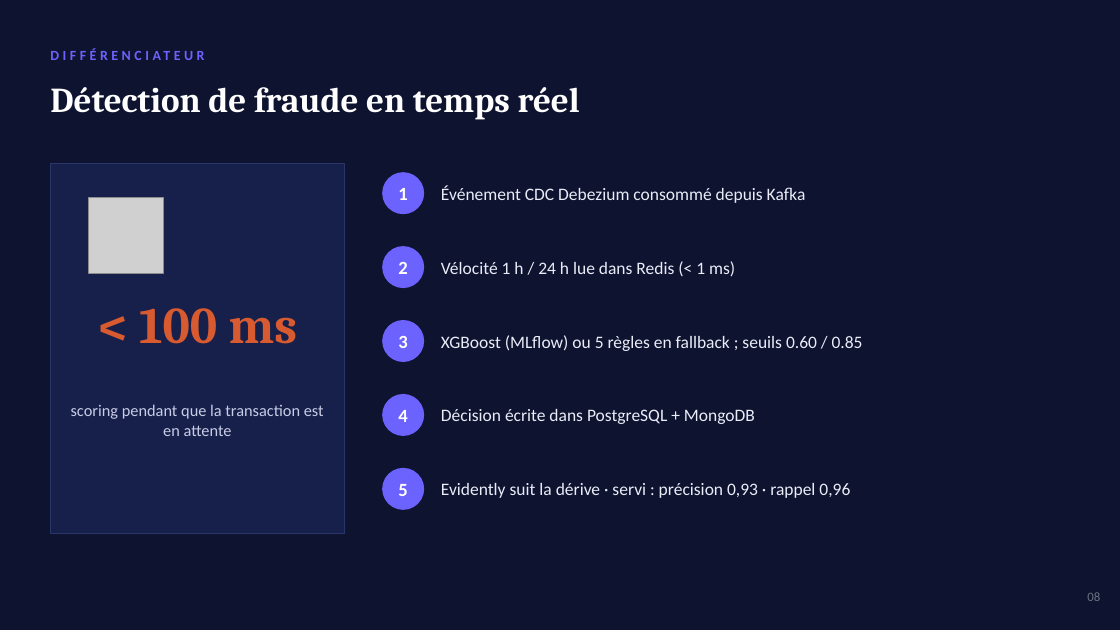
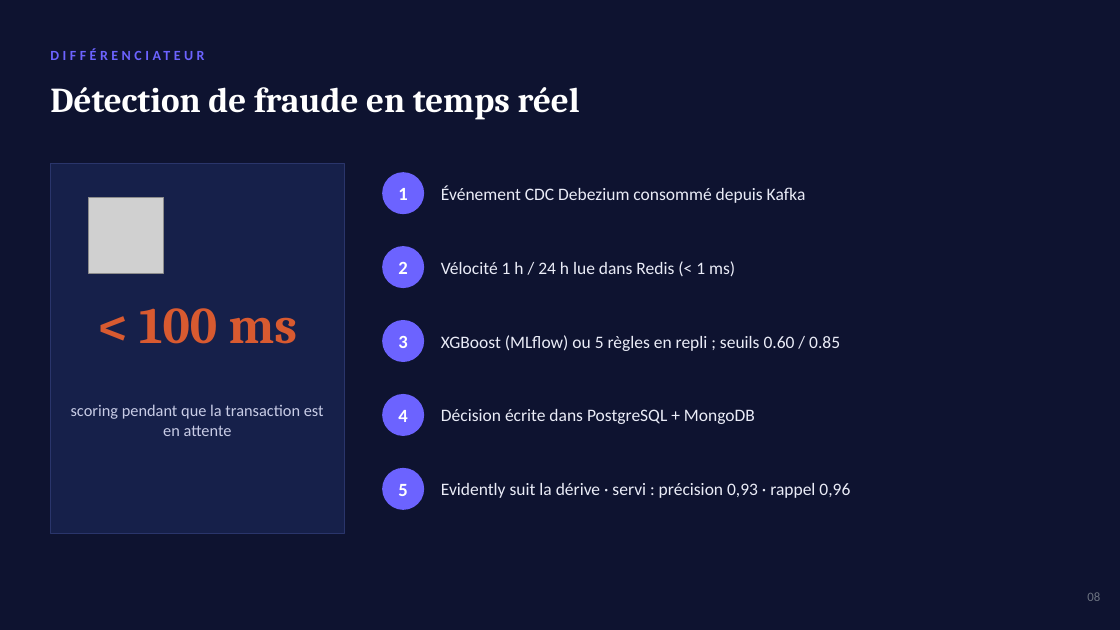
Before and after one commit to PDUCLOS/BLOC2-STRIPE, a slide deck: slide 10 of presentation/stripe_presentation_bloc2.pptx (slide 11 before the commit). Drawn at 1120x630 pixels with LibreOffice and Linux fonts; fonts in the diff are those of the drawing; grey boxes stand for pictures. Boxes give left, top, right and bottom in pixels: in the first picture for what was removed or moved away, otherwise in the second. Text is boxed around its words. In the diff, an @@ line names an element or a change of style, - is before the commit and + after.

Commit message:
Harmonise le français de la documentation et des livrables
- Anglicismes évitables remplacés dans la prose (repli, rafales, instantané,
  consommateur, dérive, rappel, suivi, rechargement à chaud, délai de carence…) ;
  code, commandes, noms de champs et titres inchangés
- Diagrammes régénérés, images mises à jour dans la présentation et les
  deux documents Word ; « drift » conservé quand il désigne un champ MongoDB

```diff
--- a/presentation/stripe_presentation_bloc2.pptx
+++ b/presentation/stripe_presentation_bloc2.pptx
@@ text at [441,335,840,351]: text changed @@
-XGBoost (MLflow) ou 5 règles en fallback ; seuils 0.60 / 0.85
+XGBoost (MLflow) ou 5 règles en repli ; seuils 0.60 / 0.85
```
Also in this commit, not shown: 2 other slides changed, 20 other files.
